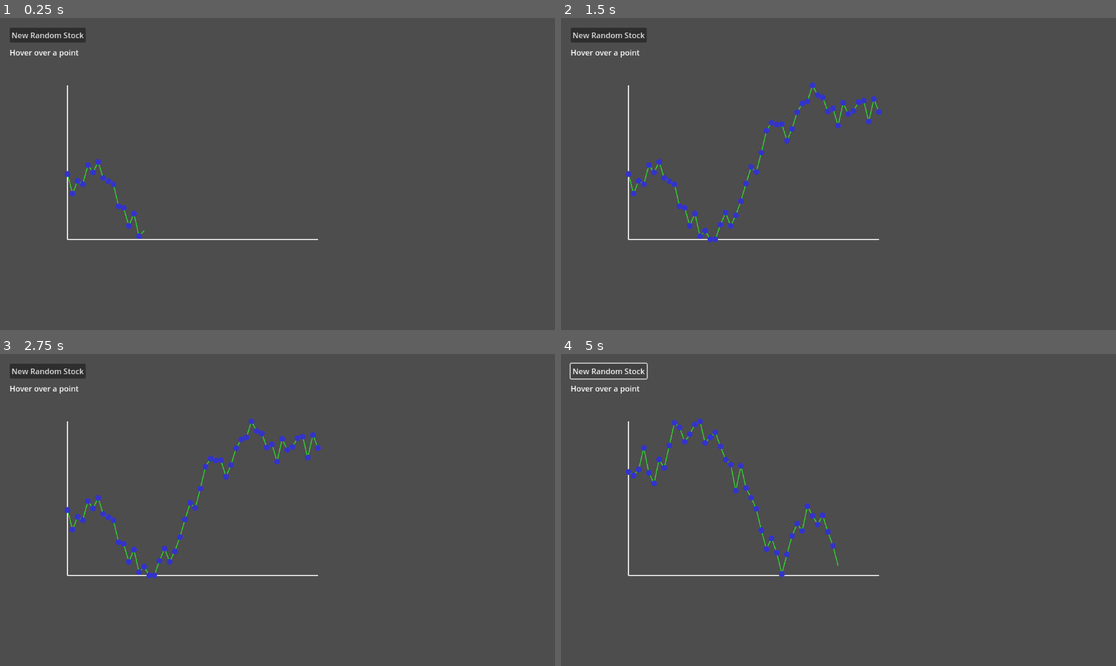
Above: before the commit, frames 1-4 (two rows, left to right).
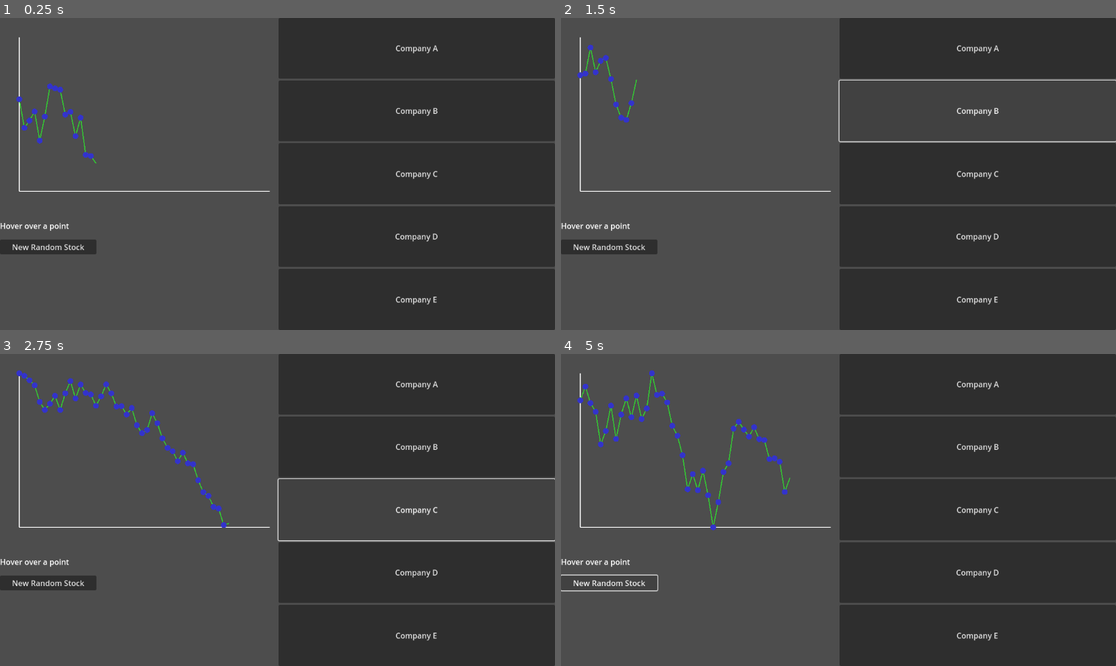
Above: after the commit, the same moments.

Repository: erdospeet11/absurd-stock-market
Game: Godot game, scene res://StockChart.tscn
Two runs of this game, one before a commit and one after it. Both use one fixed random seed, a clock stepped at 60 frames per second and the inputs below.
Inputs (mouse positions are in pixels of both pictures, inside the frame that each line leads up to):
- Up to frame 1 (0.25 s): no input
- Up to frame 2 (1.5 s): click (977, 49) at 0.5 s, where only the run after the commit has a clickable "Company A"; click (977, 111) at 1.25 s, where only the run after the commit has a clickable "Company B"
- Up to frame 3 (2.75 s): click (416, 510) at 2 s, where only the run after the commit has a clickable "Company C"
- Up to frame 4 (5 s): click (977, 572) at 2.75 s, where only the run after the commit has a clickable "Company D"; click (977, 634) at 3.5 s, where only the run after the commit has a clickable "Company E"; click "New Random Stock" at 4.25 s

The runs differ from the first frame. In frame 1, 51% of the frame differs, in the area x 0-100%, y 0-100%; in frame 2, 43%; in frame 3, 43%; in frame 4, 52%.

Commit message:
Added prefab stocks for companies

Diff:
--- a/StockChart.gd
+++ b/StockChart.gd
@@ -1,13 +1,53 @@
 extends Node2D
 
-@onready var chart = $Chart
-@onready var price_label = $PriceLabel
-@onready var button = $Button
+@onready var chart = $CanvasLayer/HBoxContainer/ChartUI/Chart
+@onready var price_label = $CanvasLayer/HBoxContainer/ChartUI/PriceLabel
+@onready var button = $CanvasLayer/HBoxContainer/ChartUI/Button
+@onready var company_buttons = [
+	$CanvasLayer/HBoxContainer/CompanyButtons/CompanyButton0,
+	$CanvasLayer/HBoxContainer/CompanyButtons/CompanyButton1,
+	$CanvasLayer/HBoxContainer/CompanyButtons/CompanyButton2,
+	$CanvasLayer/HBoxContainer/CompanyButtons/CompanyButton3,
+	$CanvasLayer/HBoxContainer/CompanyButtons/CompanyButton4
+]
+
+var company_data = []
+var company_names = ["Company A", "Company B", "Company C", "Company D", "Company E"]
 
 func _ready():
 	button.pressed.connect(_on_button_pressed)
 	chart.price_label = price_label
-	chart.generate_prices()
+	company_data = []
+	for i in range(company_names.size()):
+		company_data.append(_generate_prices())
+		company_buttons[i].text = company_names[i]
+		company_buttons[i].pressed.connect(_on_company_button_pressed.bind(i))
+	_show_company(0)
 
 func _on_button_pressed():
-	chart.generate_prices()
+	var idx = _get_current_company_index()
+	company_data[idx] = _generate_prices()
+	_show_company(idx)
+
+func _on_company_button_pressed(idx):
+	_show_company(idx)
+
+func _show_company(idx):
+	chart.prices = company_data[idx]
+	chart.animation_index = 0
+	chart.animating = true
+	chart.queue_redraw()
+
+func _generate_prices():
+	var prices = []
+	var price = 100.0
+	for i in range(chart.NUM_POINTS):
+		price += randf_range(-3, 3)
+		prices.append(price)
+	return prices
+
+func _get_current_company_index():
+	for i in range(company_buttons.size()):
+		if company_buttons[i].button_pressed:
+			return i
+	return 0
--- a/StockChart.tscn
+++ b/StockChart.tscn
@@ -6,26 +6,65 @@
 [node name="StockChart" type="Node2D"]
 script = ExtResource("1")
 
-[node name="Button" type="Button" parent="."]
-offset_left = 20.0
-offset_top = 20.0
-offset_right = 20.0
-offset_bottom = 20.0
+[node name="CanvasLayer" type="CanvasLayer" parent="."]
+
+[node name="HBoxContainer" type="HBoxContainer" parent="CanvasLayer"]
+anchors_preset = 15
+anchor_right = 1.0
+anchor_bottom = 1.0
+grow_horizontal = 2
+grow_vertical = 2
+
+[node name="ChartUI" type="Control" parent="CanvasLayer/HBoxContainer"]
+layout_mode = 2
+size_flags_horizontal = 3
+
+[node name="Chart" type="Control" parent="CanvasLayer/HBoxContainer/ChartUI"]
+anchors_preset = 0
+offset_right = 600.0
+offset_bottom = 400.0
+script = ExtResource("2")
+
+[node name="PriceLabel" type="Label" parent="CanvasLayer/HBoxContainer/ChartUI"]
+layout_mode = 0
+offset_top = 420.0
+offset_right = 600.0
+offset_bottom = 440.0
+text = "Hover over a point"
+
+[node name="Button" type="Button" parent="CanvasLayer/HBoxContainer/ChartUI"]
+layout_mode = 0
+offset_top = 460.0
+offset_right = 200.0
+offset_bottom = 490.0
 text = "New Random Stock"
 
-[node name="PriceLabel" type="Label" parent="."]
-offset_left = 20.0
-offset_top = 60.0
-offset_right = 20.0
-offset_bottom = 60.0
-text = "Hover over a point"
+[node name="CompanyButtons" type="VBoxContainer" parent="CanvasLayer/HBoxContainer"]
+custom_minimum_size = Vector2(300, 0)
+layout_mode = 2
+size_flags_horizontal = 3
 
-[node name="Chart" type="Control" parent="."]
-layout_mode = 3
-anchors_preset = 0
-offset_left = 100.0
-offset_top = 100.0
-offset_right = 700.0
-offset_bottom = 500.0
-script = ExtResource("2")
-regenerate = true
+[node name="CompanyButton0" type="Button" parent="CanvasLayer/HBoxContainer/CompanyButtons"]
+layout_mode = 2
+size_flags_vertical = 3
+text = "Company A"
+
+[node name="CompanyButton1" type="Button" parent="CanvasLayer/HBoxContainer/CompanyButtons"]
+layout_mode = 2
+size_flags_vertical = 3
+text = "Company B"
+
+[node name="CompanyButton2" type="Button" parent="CanvasLayer/HBoxContainer/CompanyButtons"]
+layout_mode = 2
+size_flags_vertical = 3
+text = "Company C"
+
+[node name="CompanyButton3" type="Button" parent="CanvasLayer/HBoxContainer/CompanyButtons"]
+layout_mode = 2
+size_flags_vertical = 3
+text = "Company D"
+
+[node name="CompanyButton4" type="Button" parent="CanvasLayer/HBoxContainer/CompanyButtons"]
+layout_mode = 2
+size_flags_vertical = 3
+text = "Company E"
